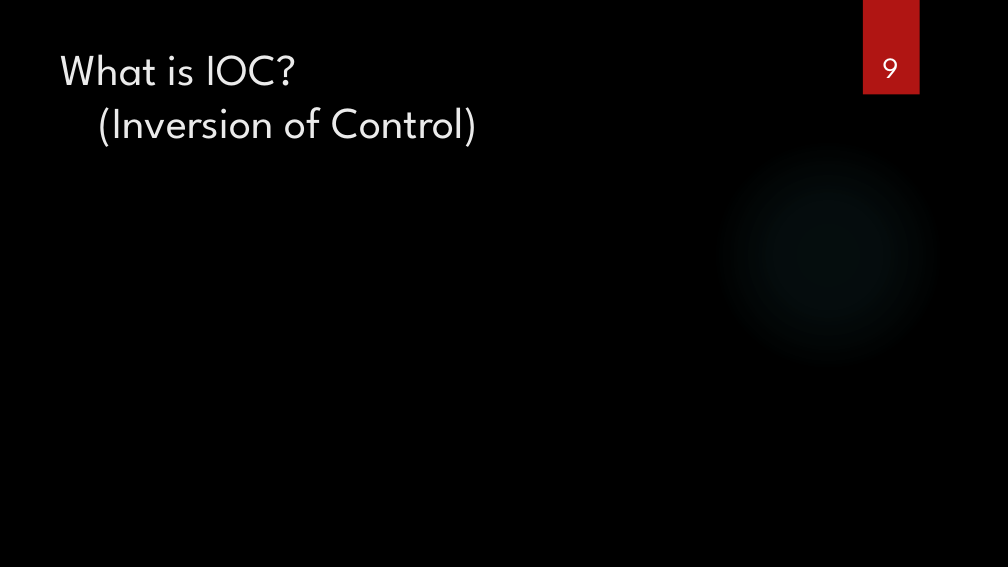
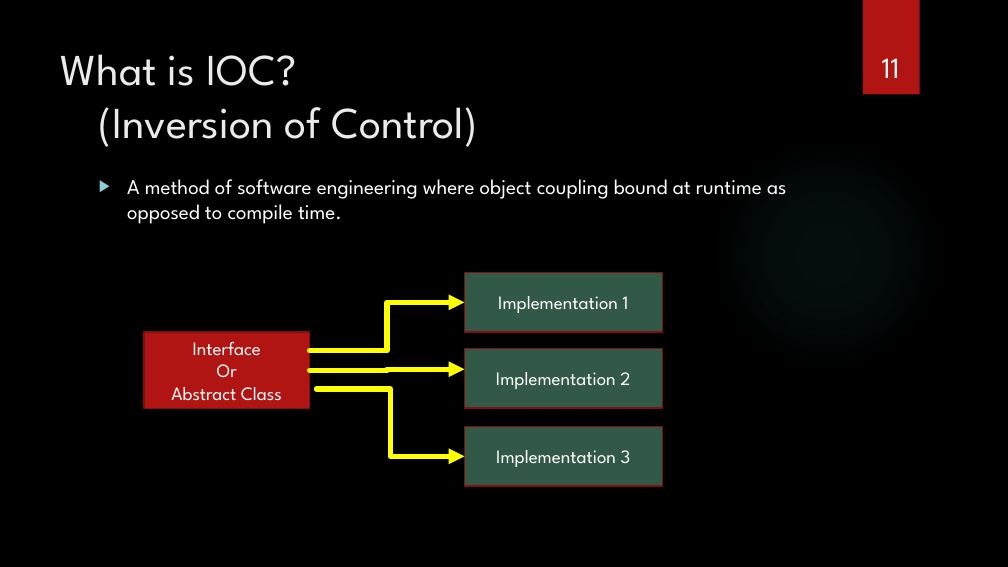
Before and after one commit to jbalman/SoftwareChange, a slide deck: slide 11 of Using DI and IOC - Mocking and Testing/Using DI and IOC - Mocking and Testing.pptx (slide 9 before the commit). Drawn at 1008x567 pixels with LibreOffice and Linux fonts; fonts in the diff are those of the drawing; background and template pictures are left out. Boxes give left, top, right and bottom in pixels: in the first picture for what was removed or moved away, otherwise in the second. Text is boxed around its words. In the diff, an @@ line names an element or a change of style, - is before the commit and + after.

```diff
--- a/Using DI and IOC - Mocking and Testing/Using DI and IOC - Mocking and Testing.pptx
+++ b/Using DI and IOC - Mocking and Testing/Using DI and IOC - Mocking and Testing.pptx
@@ page number at [882,58,900,78]: text changed @@
-9
+11
@@ text added at [127,179,786,224], 20 pt, text #FFFFFF @@
+▶ A method of software engineering where object coupling bound at runtime as opposed to compile time.
@@ rectangle added at [464,273,662,333], fill #325948, outline #82100E 1.5 pt, 18 pt, text #FFFFFF @@
+Implementation 1
@@ elbow arrow added from (310, 351) to (464, 302), #FFFF00 5 pt @@
@@ rectangle added at [144,332,309,408], fill #B01513, outline #82100E 1.5 pt, 18 pt, text #FFFFFF @@
+Interface
+Or
+Abstract Class
@@ rectangle added at [464,349,662,408], fill #325948, outline #82100E 1.5 pt, 18 pt, text #FFFFFF @@
+Implementation 2
@@ elbow arrow added from (310, 371) to (464, 369), #FFFF00 5 pt @@
@@ elbow arrow added from (317, 389) to (464, 457), #FFFF00 5 pt @@
@@ rectangle added at [464,426,662,486], fill #325948, outline #82100E 1.5 pt, 18 pt, text #FFFFFF @@
+Implementation 3
```
Also in this commit, not shown: 4 other slides changed, 11 slides added, 2 slides removed.
